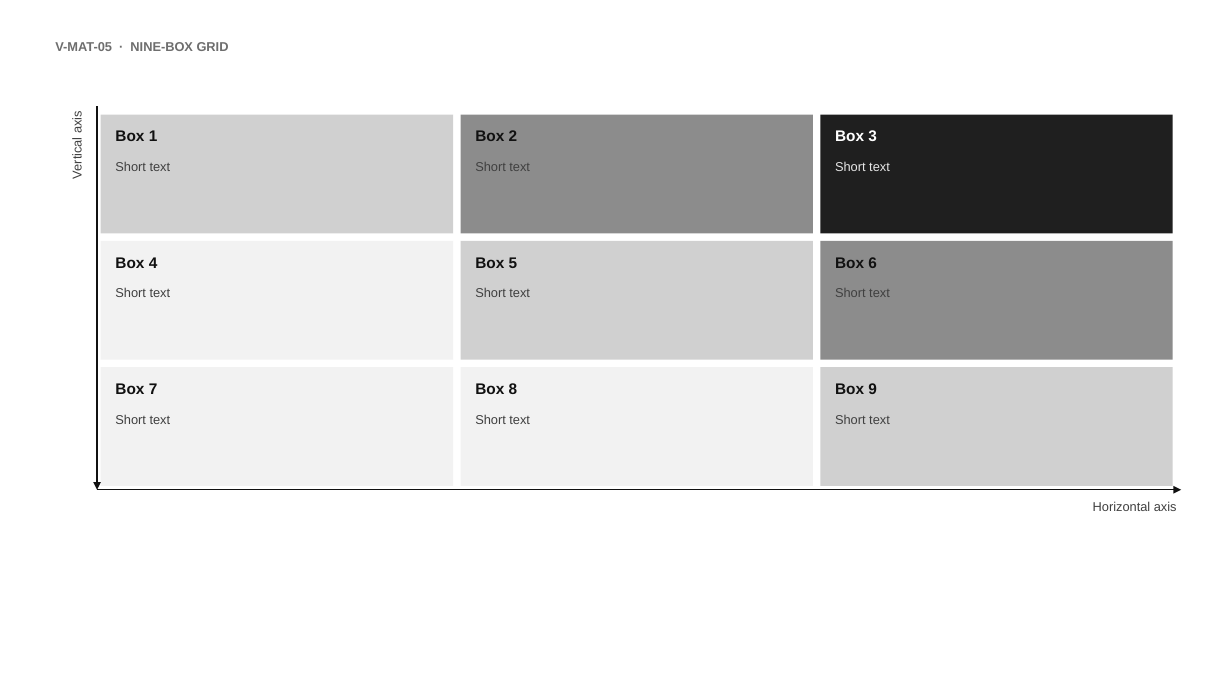
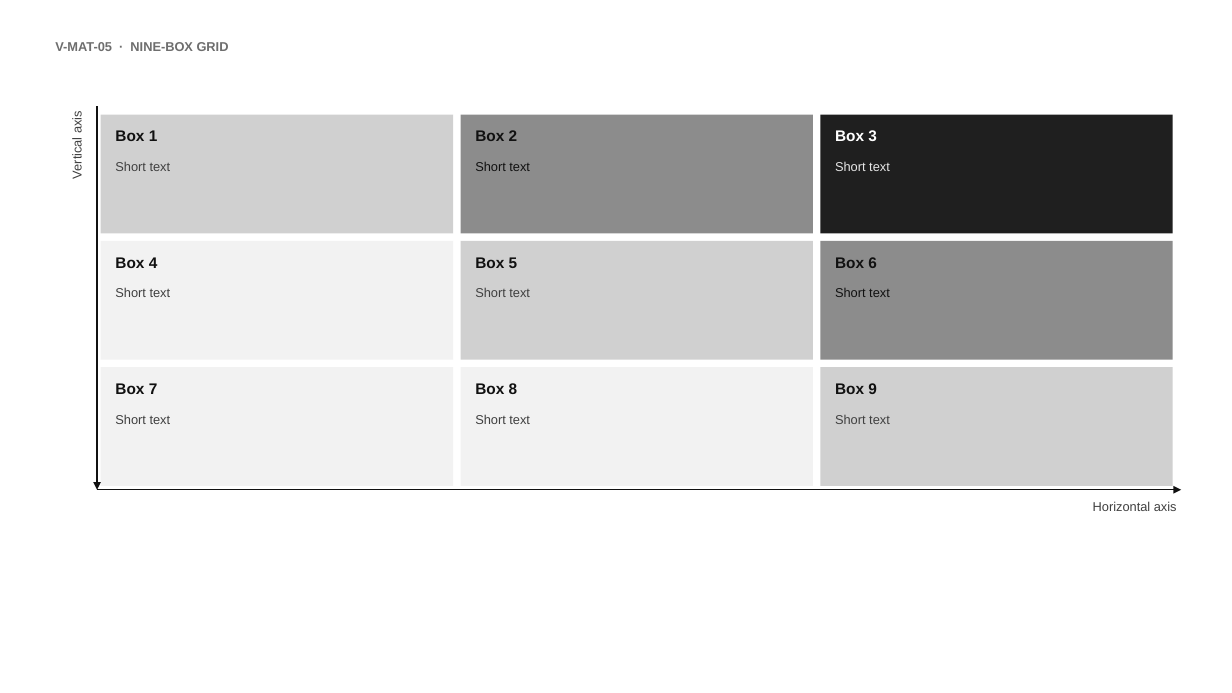
Before and after one commit to MaximeRumpler/Make_Clean_PPTX, a slide deck: slide 33 of skills/make-clean-pptx/assets/visuals.pptx. Drawn at 1232x693 pixels with LibreOffice and Linux fonts; fonts in the diff are those of the drawing. Boxes give left, top, right and bottom in pixels: in the first picture for what was removed or moved away, otherwise in the second. Text is boxed around its words. In the diff, an @@ line names an element or a change of style, - is before the commit and + after.

```diff
--- a/skills/make-clean-pptx/assets/visuals.pptx
+++ b/skills/make-clean-pptx/assets/visuals.pptx
@@ text "Short text" at (475, 162, 530, 171): text colour #404040 to #111111 @@
@@ text "Short text" at (835, 288, 890, 297): text colour #404040 to #111111 @@
```
Also in this commit, not shown: 3 other slides changed, 23 other files.
